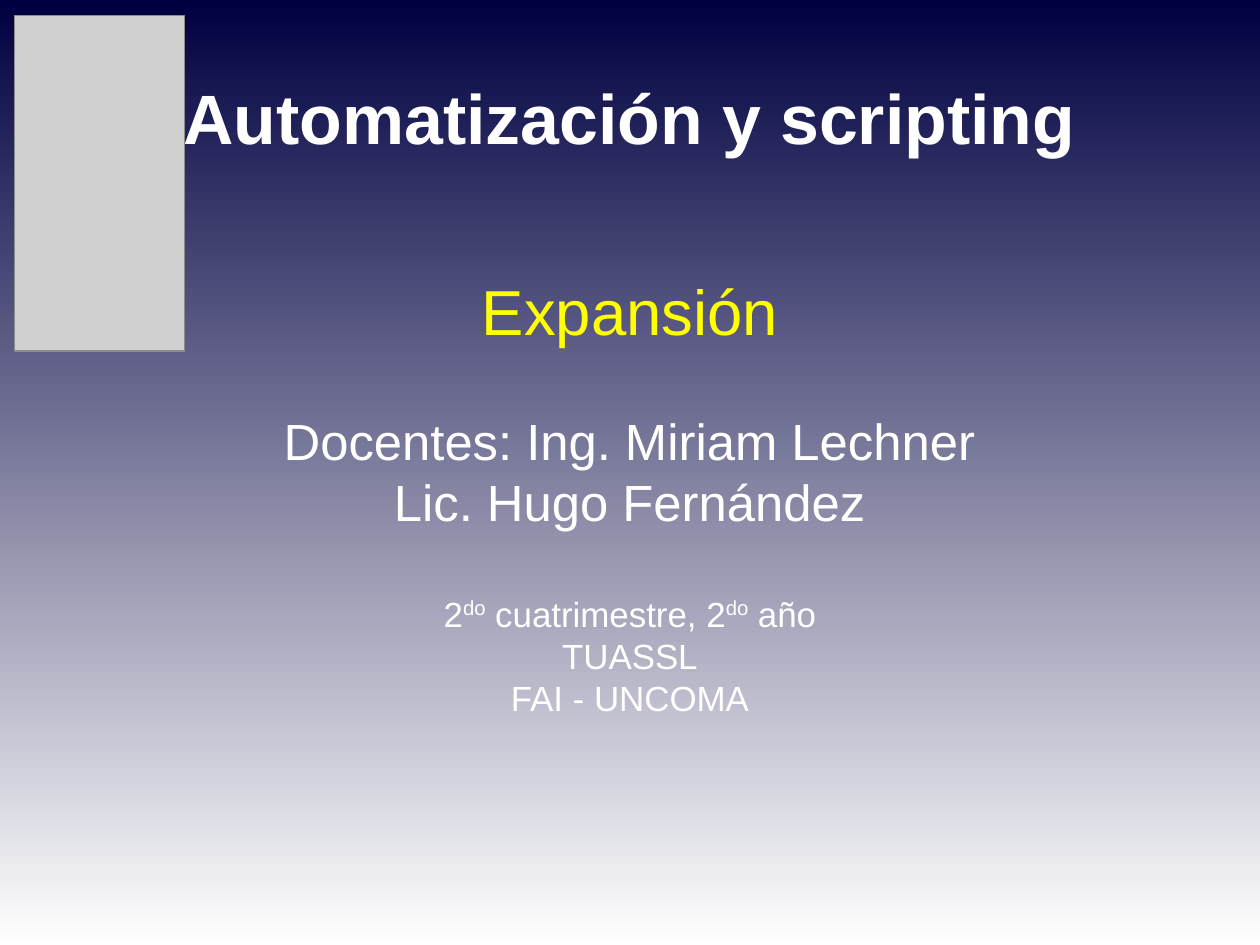
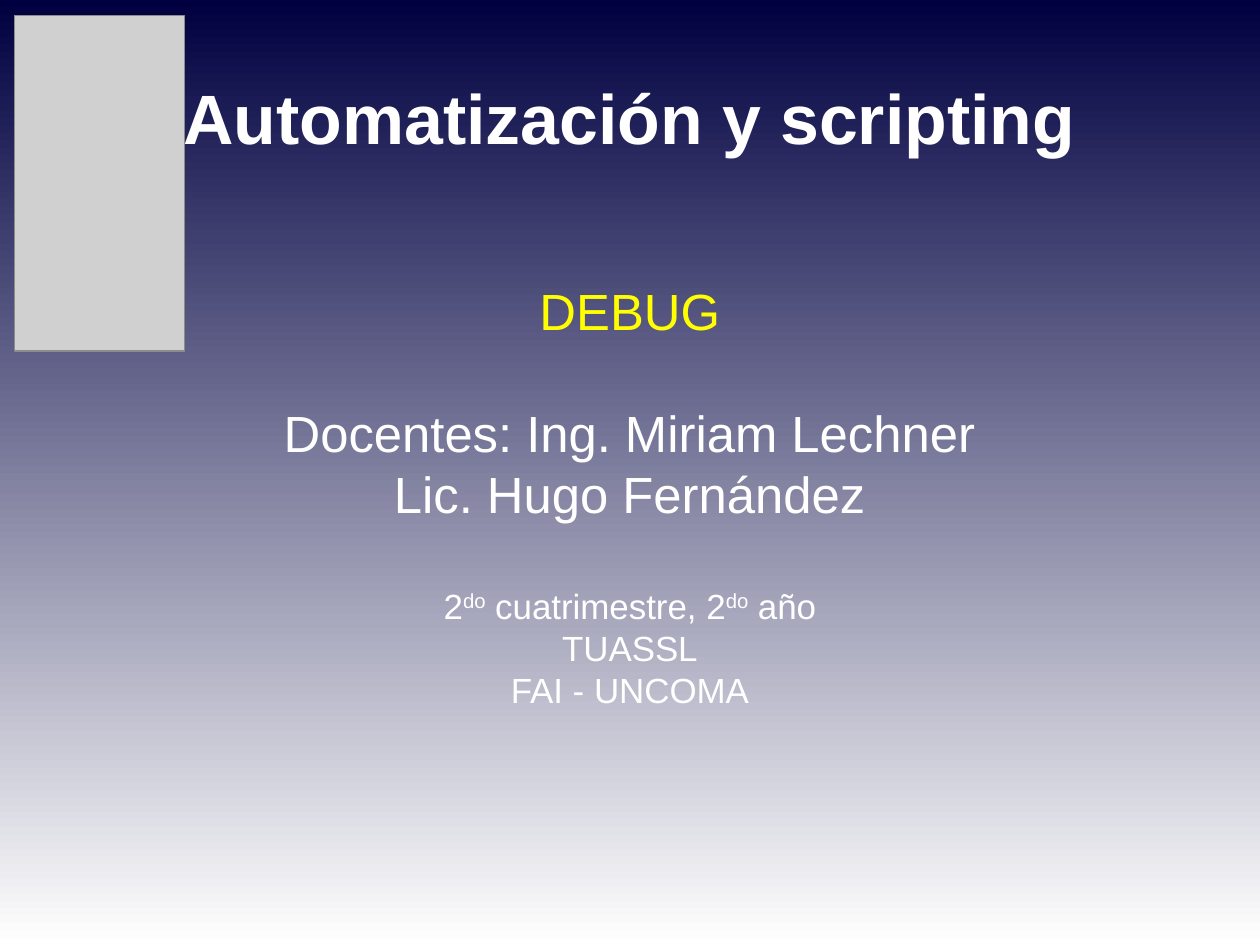
Before and after one commit to niniadcobre/-AutoyScripting, a slide deck: slide 1 of clases/AYS_clase05.odp. Drawn at 1260x945 pixels with LibreOffice and Linux fonts; fonts in the diff are those of the drawing; grey boxes stand for pictures. Boxes give left, top, right and bottom in pixels: in the first picture for what was removed or moved away, otherwise in the second. Text is boxed around its words. In the diff, an @@ line names an element or a change of style, - is before the commit and + after.

Commit message:
Altero clases para adelantar debug

```diff
--- a/clases/AYS_clase05.odp
+++ b/clases/AYS_clase05.odp
@@ subtitle at (284,294,975,463): text changed @@
-Expansión
-Docentes: Ing. Miriam Lechner
+DEBUG
+Docentes: Ing. Miriam Lechner
```
Also in this commit, not shown: 4 slides added, 8 slides removed, 3 other files.
